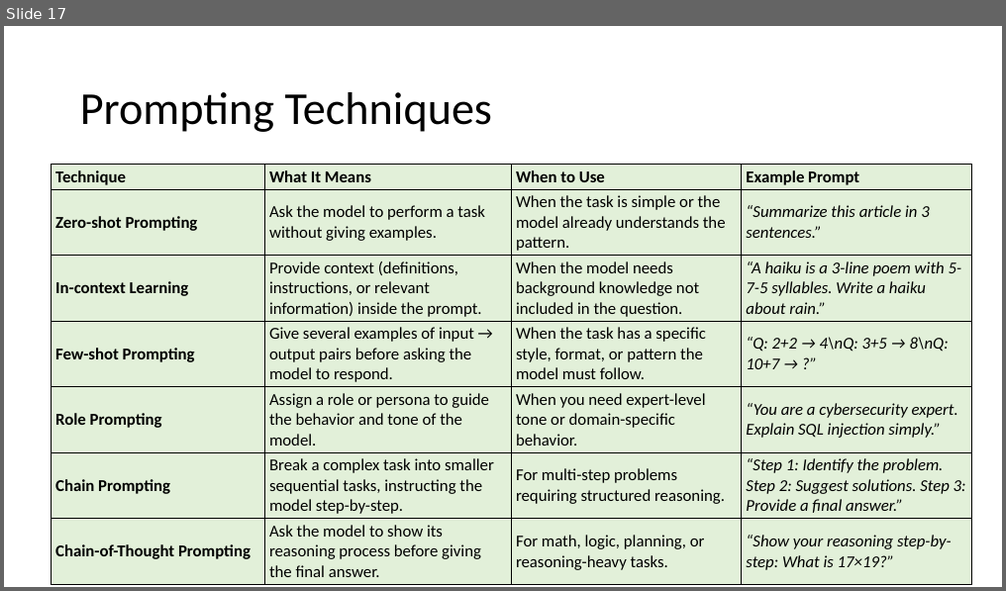
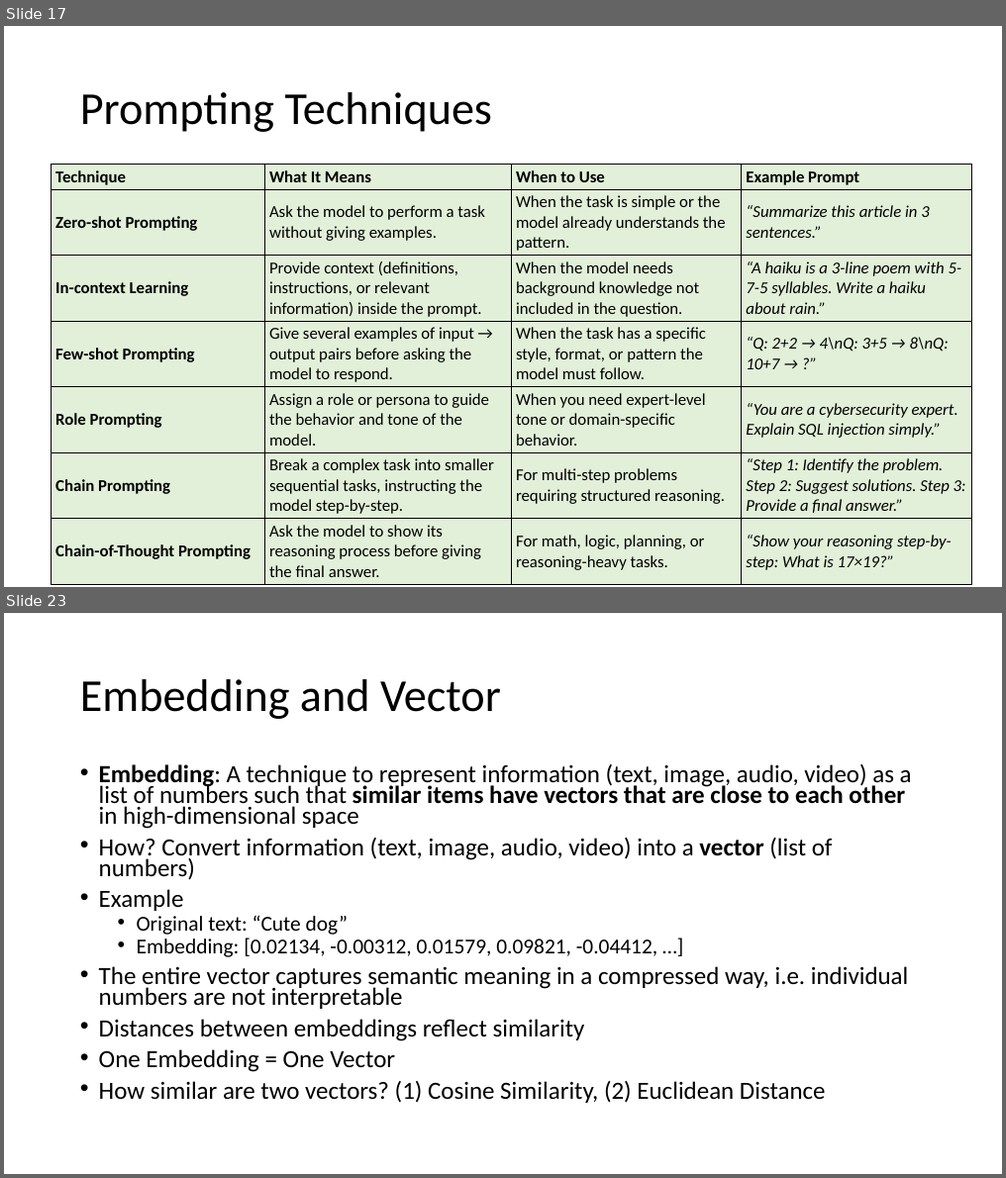
Before and after one commit to atulkahatecdac/agenticai_real, a slide deck: presentation/no-code-low-code-realpage.pptx. Shown one above the other, each under a label of ours: slide 17 before the commit, slides 17 and 23 after it; the slides between them are not shown. The pictures are 1006x591 and 1006x1178 pixels, drawn with LibreOffice and Linux fonts; fonts in the diff are those of the drawing. Boxes give left, top, right and bottom in pixels: in the first picture for what was removed or moved away, otherwise in the second. Text is boxed around its words. In the diff, an @@ line names an element or a change of style, - is before the commit and + after.

```diff
--- a/presentation/no-code-low-code-realpage.pptx
+++ b/presentation/no-code-low-code-realpage.pptx
@@ slide 23 added at (4,613,1002,1174), background #FFFFFF @@
@@ title added at (80,679,501,719), 44 pt, text #000000 @@
+Embedding and Vector
@@ text added at (99,764,912,1103), 23.8 pt, text #000000 @@
+• Embedding: A technique to represent information (text, image, audio, video) as a list of numbers such that similar items have vectors that are close to each other in high-dimensional space
+• How? Convert information (text, image, audio, video) into a vector (list of numbers)
+• Example
+  • Original text: “Cute dog”
+  • Embedding: [0.02134, -0.00312, 0.01579, 0.09821, -0.04412, …]
+• The entire vector captures semantic meaning in a compressed way, i.e. individual numbers are not interpretable
+• Distances between embeddings reflect similarity
+• One Embedding = One Vector
+• How similar are two vectors? (1) Cosine Similarity, (2) Euclidean Distance
```
Also in this commit, not shown: 2 slides changed, 83 other slides added.
